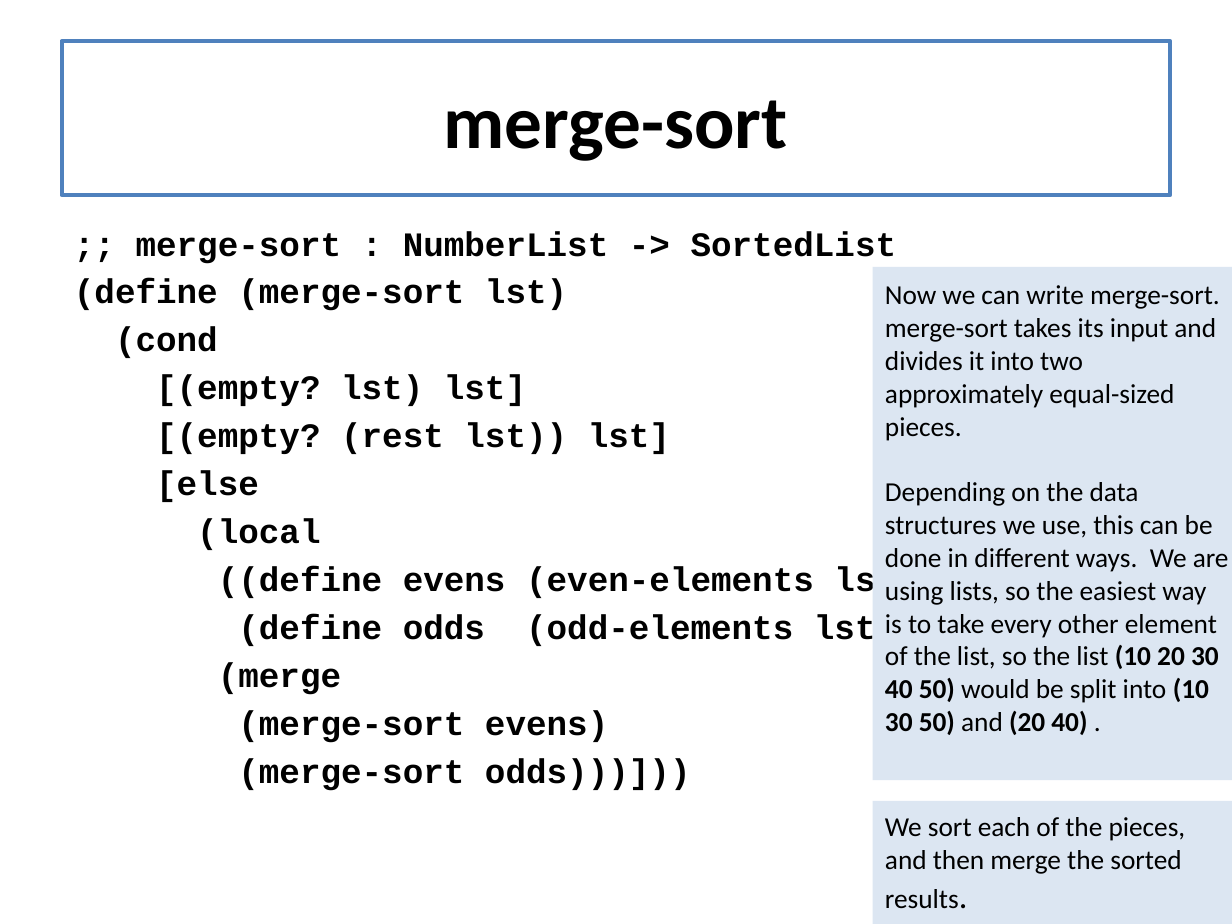
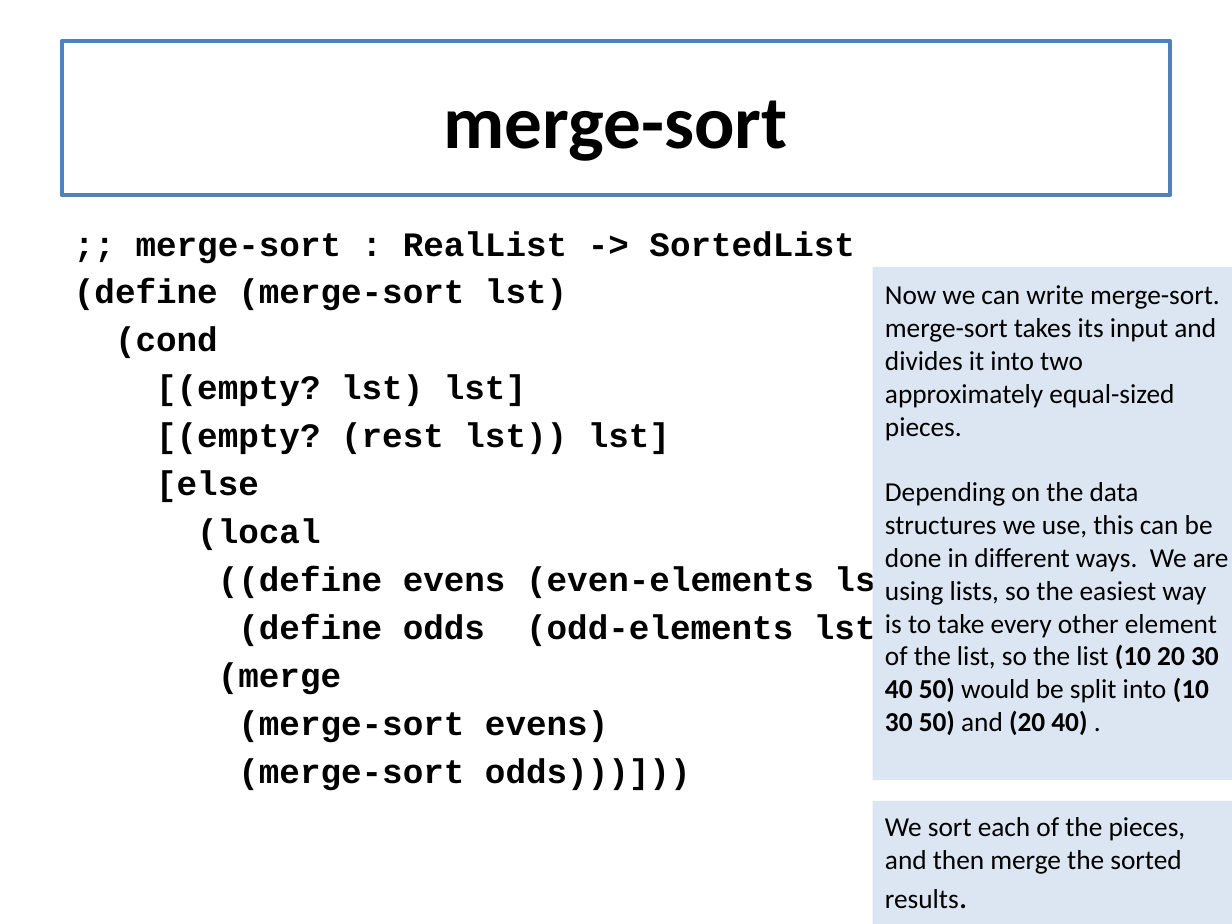
Before and after one commit to mwand/cs5010f17, a slide deck: slide 18 of Slides/Lesson 8.1 General Recursion.pptx. Drawn at 1232x924 pixels with LibreOffice and Linux fonts; fonts in the diff are those of the drawing. Boxes give left, top, right and bottom in pixels: in the first picture for what was removed or moved away, otherwise in the second. Text is boxed around its words. In the diff, an @@ line names an element or a change of style, - is before the commit and + after.

```diff
--- a/Slides/Lesson 8.1 General Recursion.pptx
+++ b/Slides/Lesson 8.1 General Recursion.pptx
@@ text at (x1=136, y1=231, x2=855, y2=264): text changed @@
-;; merge-sort : NumberList -> SortedList
+;; merge-sort : RealList -> SortedList
```
Also in this commit, not shown: 25 slides removed, 2 other files.
